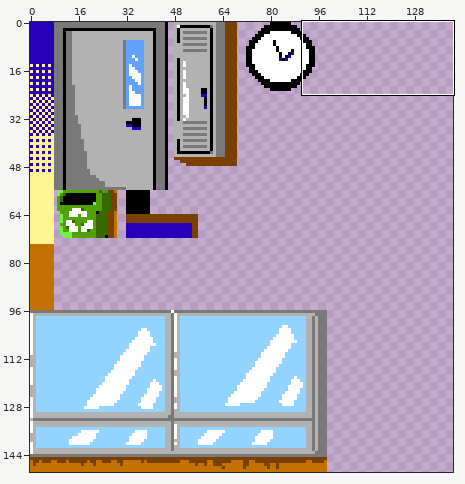
A sprite sheet gets an edit: Project/Content/Sprites/tilemap.png. Above: a wide view before the commit, with the close-up outlined.
Close-up. Before the edit:
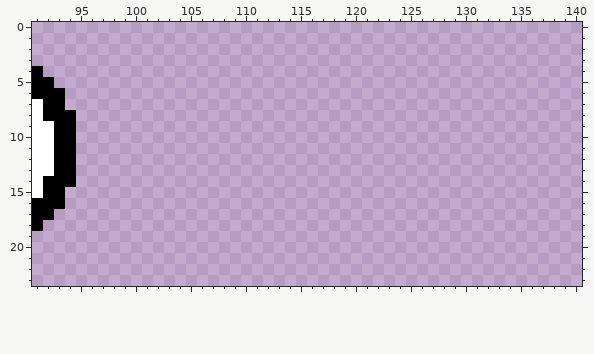
The file is 150x150 pixels. Shown: x 91..140, y 0..23. The wide view leaves out empty margins.
Once edited:
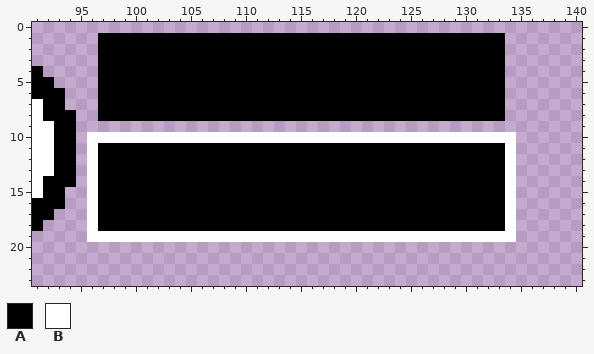
Palette (. is transparent): A #000000  B #ffffff
Difference:
There is now colour A in rows 1 to 8 at x 97 to 133; in rows 11 to 18 at x 97 to 133.
There is now colour B in row 10 at x 96 to 134; in rows 11 to 18 at x 96 and 134; in row 19 at x 96 to 134.
